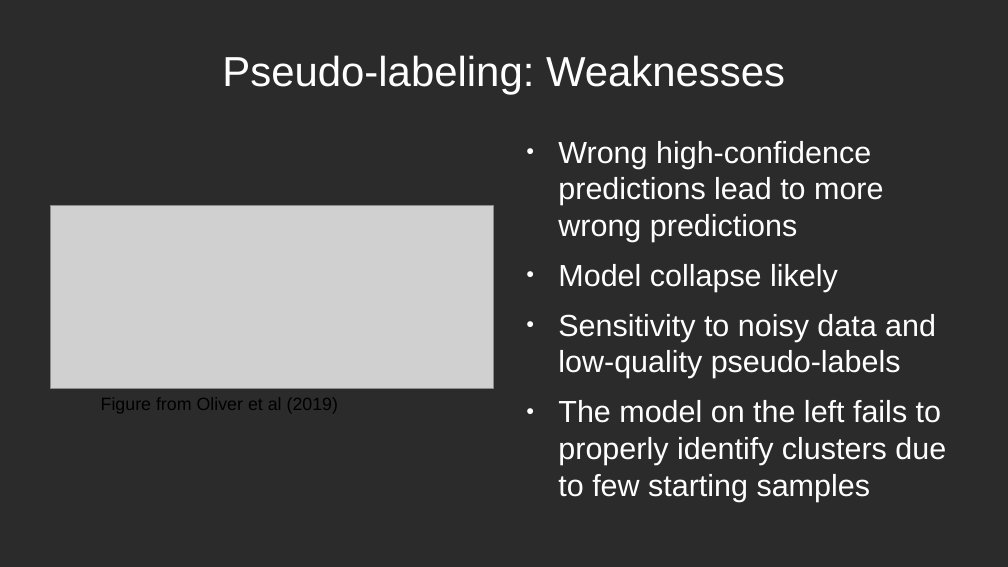
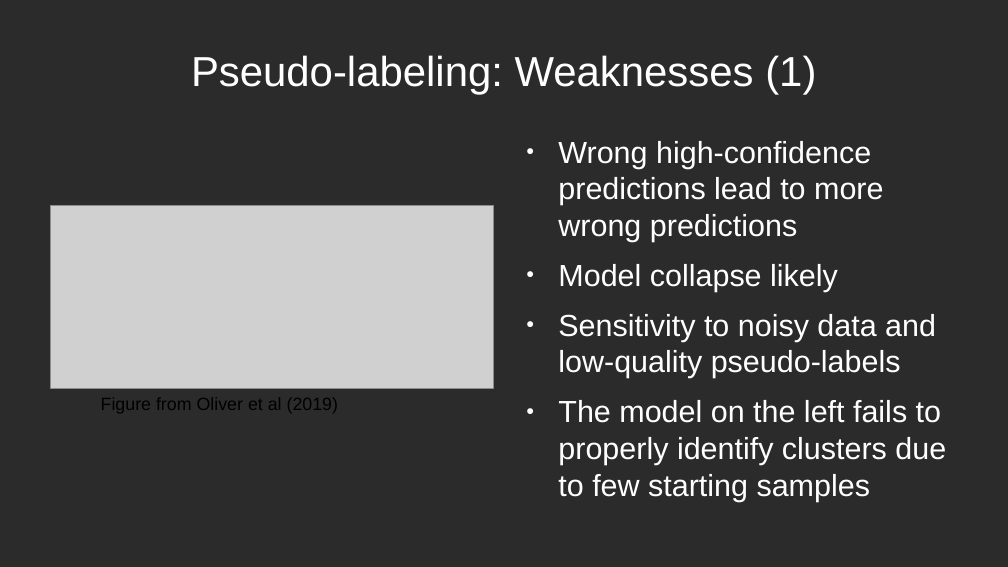
Before and after one commit to dimits-ts/deep_vision_domain_adaptation, a slide deck: slide 7 of presentation/presentation.odp. Drawn at 1008x567 pixels with LibreOffice and Linux fonts; fonts in the diff are those of the drawing; grey boxes stand for pictures; background and template pictures are left out; a plain dark background stands for a picture behind light text. Boxes give left, top, right and bottom in pixels: in the first picture for what was removed or moved away, otherwise in the second. Text is boxed around its words. In the diff, an @@ line names an element or a change of style, - is before the commit and + after.

```diff
--- a/presentation/presentation.odp
+++ b/presentation/presentation.odp
@@ title at (191,55,816,95): text changed @@
-Pseudo-labeling: Weaknesses
+Pseudo-labeling: Weaknesses (1)
```
Also in this commit, not shown: 2 other slides changed, 8 slides added, 1 slide removed.
